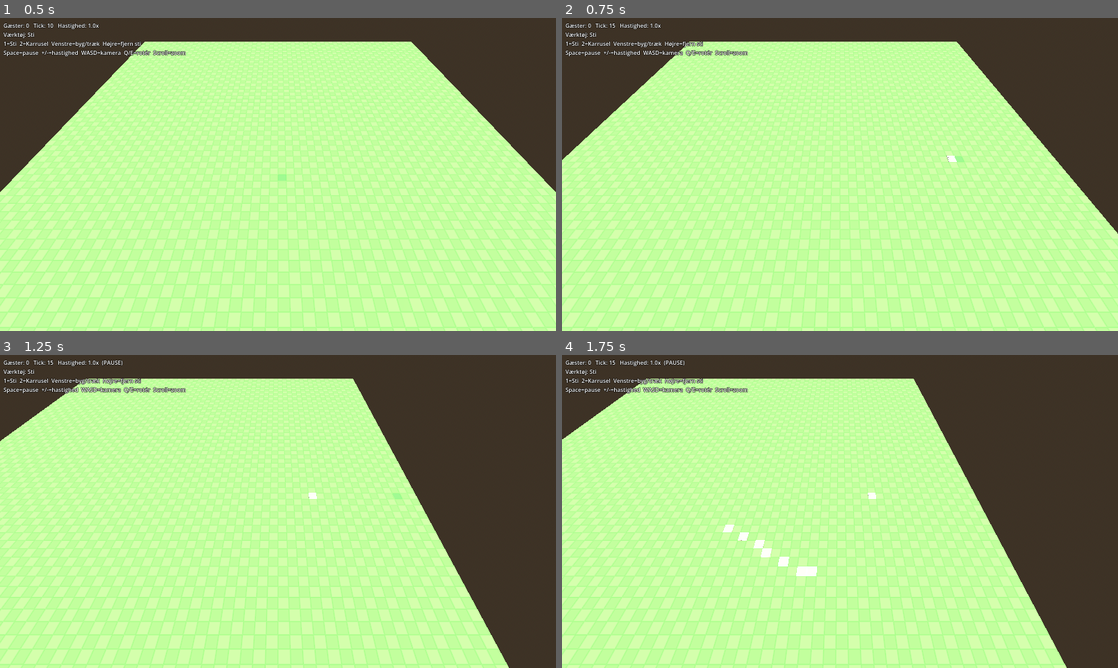
Above: before the commit, frames 1-4 (two rows, left to right).
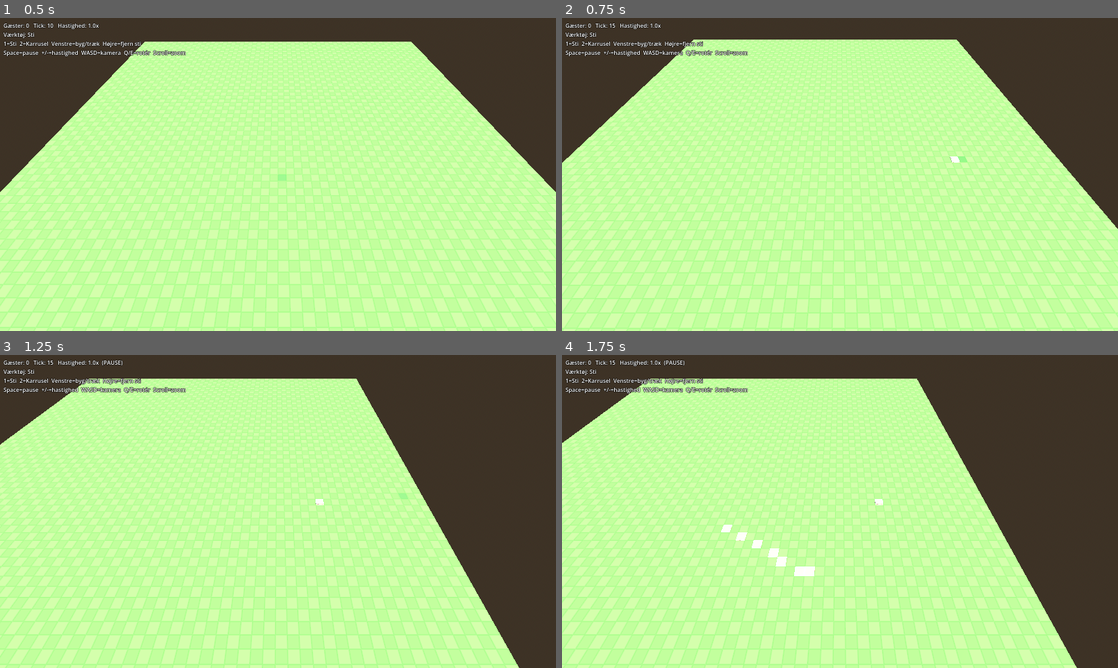
Above: after the commit, the same moments.

Repository: KennethJakobsen/Concept-world
Game: Godot game, scene res://scenes/main.tscn
Two runs of this game, one before a commit and one after it. Both use one fixed random seed, a clock stepped at 60 frames per second and the inputs below.
Inputs (mouse positions are in pixels of both pictures, inside the frame that each line leads up to):
- Up to frame 1 (0.5 s): no input
- Up to frame 2 (0.75 s): tap Enter at 0.5 s; move the mouse to (962, 158) at 0.52 s; hold Right (ui_right) from 0.53 s (still down); tap S (cam_back, bound only after the commit) at 0.6 s; click (962, 158) at 0.67 s
- Up to frame 3 (1.25 s): keep holding Right (ui_right); tap Space at 0.77 s; tap W (cam_forward, bound only after the commit) at 0.8 s
- Up to frame 4 (1.75 s): release Right (ui_right) at 1.25 s; drag from (728, 527) to (812, 574) at 1.27 s

Frame 1 is identical in both runs. In frame 2, 11% of the frame differs, in the area x 0-100%, y 6-100%; in frame 3, 7.7%; in frame 4, 7.8%.

Commit message:
T-017: WASD-kamerastyring

Diff:
--- a/game/project.godot
+++ b/game/project.godot
@@ -16,3 +16,30 @@
 
 renderer/rendering_method="gl_compatibility"
 renderer/rendering_method.mobile="gl_compatibility"
+
+[input]
+
+cam_left={
+"deadzone": 0.5,
+"events": [Object(InputEventKey,"resource_local_to_scene":false,"resource_name":"","device":-1,"window_id":0,"alt_pressed":false,"shift_pressed":false,"ctrl_pressed":false,"meta_pressed":false,"pressed":false,"keycode":0,"physical_keycode":65,"key_label":0,"unicode":0,"location":0,"echo":false,"script":null), Object(InputEventKey,"resource_local_to_scene":false,"resource_name":"","device":-1,"window_id":0,"alt_pressed":false,"shift_pressed":false,"ctrl_pressed":false,"meta_pressed":false,"pressed":false,"keycode":0,"physical_keycode":4194319,"key_label":0,"unicode":0,"location":0,"echo":false,"script":null)]
+}
+cam_right={
+"deadzone": 0.5,
+"events": [Object(InputEventKey,"resource_local_to_scene":false,"resource_name":"","device":-1,"window_id":0,"alt_pressed":false,"shift_pressed":false,"ctrl_pressed":false,"meta_pressed":false,"pressed":false,"keycode":0,"physical_keycode":68,"key_label":0,"unicode":0,"location":0,"echo":false,"script":null), Object(InputEventKey,"resource_local_to_scene":false,"resource_name":"","device":-1,"window_id":0,"alt_pressed":false,"shift_pressed":false,"ctrl_pressed":false,"meta_pressed":false,"pressed":false,"keycode":0,"physical_keycode":4194321,"key_label":0,"unicode":0,"location":0,"echo":false,"script":null)]
+}
+cam_forward={
+"deadzone": 0.5,
+"events": [Object(InputEventKey,"resource_local_to_scene":false,"resource_name":"","device":-1,"window_id":0,"alt_pressed":false,"shift_pressed":false,"ctrl_pressed":false,"meta_pressed":false,"pressed":false,"keycode":0,"physical_keycode":87,"key_label":0,"unicode":0,"location":0,"echo":false,"script":null), Object(InputEventKey,"resource_local_to_scene":false,"resource_name":"","device":-1,"window_id":0,"alt_pressed":false,"shift_pressed":false,"ctrl_pressed":false,"meta_pressed":false,"pressed":false,"keycode":0,"physical_keycode":4194320,"key_label":0,"unicode":0,"location":0,"echo":false,"script":null)]
+}
+cam_back={
+"deadzone": 0.5,
+"events": [Object(InputEventKey,"resource_local_to_scene":false,"resource_name":"","device":-1,"window_id":0,"alt_pressed":false,"shift_pressed":false,"ctrl_pressed":false,"meta_pressed":false,"pressed":false,"keycode":0,"physical_keycode":83,"key_label":0,"unicode":0,"location":0,"echo":false,"script":null), Object(InputEventKey,"resource_local_to_scene":false,"resource_name":"","device":-1,"window_id":0,"alt_pressed":false,"shift_pressed":false,"ctrl_pressed":false,"meta_pressed":false,"pressed":false,"keycode":0,"physical_keycode":4194322,"key_label":0,"unicode":0,"location":0,"echo":false,"script":null)]
+}
+cam_rotate_left={
+"deadzone": 0.5,
+"events": [Object(InputEventKey,"resource_local_to_scene":false,"resource_name":"","device":-1,"window_id":0,"alt_pressed":false,"shift_pressed":false,"ctrl_pressed":false,"meta_pressed":false,"pressed":false,"keycode":0,"physical_keycode":81,"key_label":0,"unicode":0,"location":0,"echo":false,"script":null)]
+}
+cam_rotate_right={
+"deadzone": 0.5,
+"events": [Object(InputEventKey,"resource_local_to_scene":false,"resource_name":"","device":-1,"window_id":0,"alt_pressed":false,"shift_pressed":false,"ctrl_pressed":false,"meta_pressed":false,"pressed":false,"keycode":0,"physical_keycode":69,"key_label":0,"unicode":0,"location":0,"echo":false,"script":null)]
+}
--- a/game/scripts/rendering/park_camera.gd
+++ b/game/scripts/rendering/park_camera.gd
@@ -17,14 +17,14 @@
 
 func _process(delta: float) -> void:
 	var input := Vector2(
-		Input.get_axis(&"ui_left", &"ui_right"),
-		Input.get_axis(&"ui_up", &"ui_down"))
+		Input.get_axis(&"cam_left", &"cam_right"),
+		Input.get_axis(&"cam_forward", &"cam_back"))  # forward = -Z (væk fra seeren)
 	var dir := (transform.basis * Vector3(input.x, 0.0, input.y))
 	dir.y = 0.0
 	position += dir.normalized() * move_speed * delta if dir.length() > 0.0 else Vector3.ZERO
-	if Input.is_key_pressed(KEY_Q):
+	if Input.is_action_pressed(&"cam_rotate_left"):
 		rotate_y(rotate_speed * delta)
-	if Input.is_key_pressed(KEY_E):
+	if Input.is_action_pressed(&"cam_rotate_right"):
 		rotate_y(-rotate_speed * delta)
 
 
--- /dev/null
+++ b/game/tests/test_input_map.gd
@@ -0,0 +1,23 @@
+extends TestCase
+
+
+func _bound(action: StringName, key: Key) -> bool:
+	for e in InputMap.action_get_events(action):
+		if e is InputEventKey and (e as InputEventKey).physical_keycode == key:
+			return true
+	return false
+
+
+func test_actions_exist() -> void:
+	for a in [&"cam_left", &"cam_right", &"cam_forward", &"cam_back", &"cam_rotate_left", &"cam_rotate_right"]:
+		assert_true(InputMap.has_action(a))
+
+
+func test_wasd_bound() -> void:
+	assert_true(_bound(&"cam_forward", KEY_W))
+	assert_true(_bound(&"cam_left", KEY_A))
+	assert_true(_bound(&"cam_back", KEY_S))
+	assert_true(_bound(&"cam_right", KEY_D))
+	assert_true(_bound(&"cam_forward", KEY_UP))
+	assert_true(_bound(&"cam_rotate_left", KEY_Q))
+	assert_true(_bound(&"cam_rotate_right", KEY_E))
Not shown, added: game/tests/test_input_map.gd.uid
Not shown, changed: tasks/BOARD.md
Not shown, added: tasks/M1-greybox/T-017-bug-wasd.md
